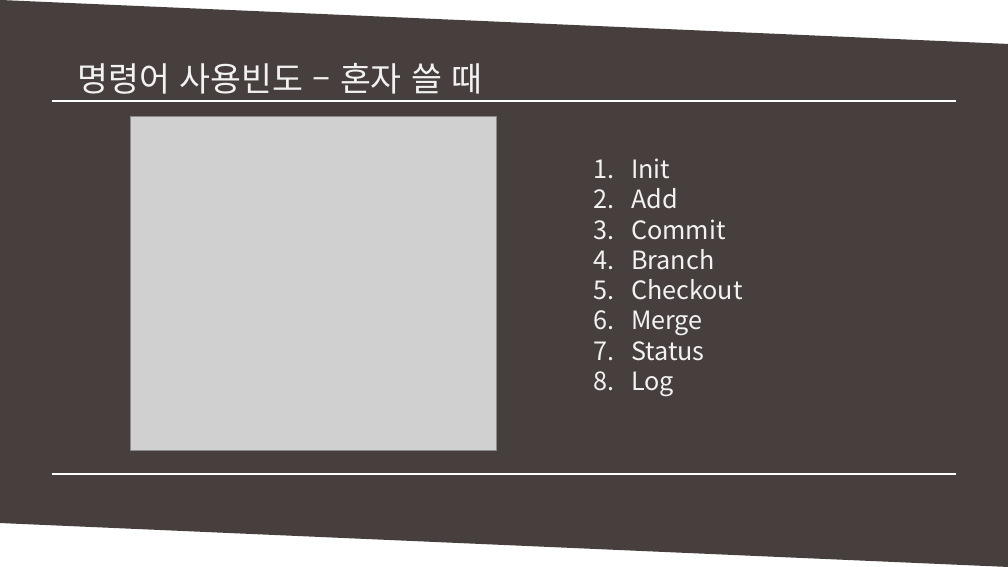
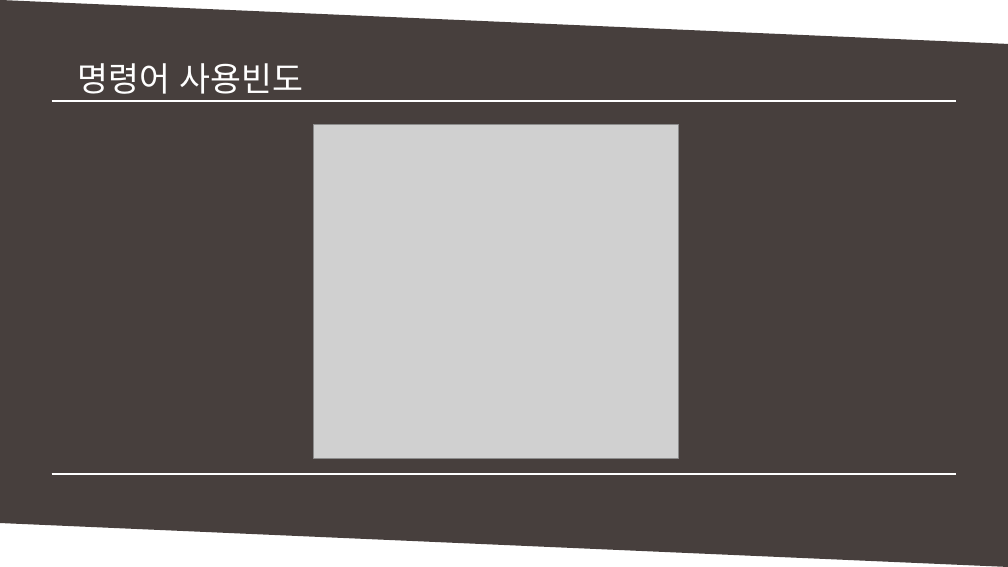
Before and after one commit to MinSikMoon/pptgit, a slide deck: slide 12 of git발표.pptx (slide 10 before the commit). Drawn at 1008x567 pixels with LibreOffice and Linux fonts; fonts in the diff are those of the drawing; grey boxes stand for pictures. Boxes give left, top, right and bottom in pixels: in the first picture for what was removed or moved away, otherwise in the second. Text is boxed around its words. In the diff, an @@ line names an element or a change of style, - is before the commit and + after.

Commit message:
명령어 작성중

```diff
--- a/git발표.pptx
+++ b/git발표.pptx
@@ text at (x1=77, y1=63, x2=303, y2=101): text changed; text colour #F2F2F2 to #FFFFFF @@
-명령어 사용빈도 – 혼자 쓸 때
+명령어 사용빈도
@@ picture moved from (x1=131, y1=117, x2=496, y2=451) to (x1=313, y1=125, x2=678, y2=459) @@
@@ text removed at (x1=631, y1=158, x2=743, y2=396) @@
-1. Init
-2. Add
-3. Commit
-4. Branch
-5. Checkout
-6. Merge
-7. Status
-8. Log
```
Also in this commit, not shown: 7 other slides changed, 4 slides added.
